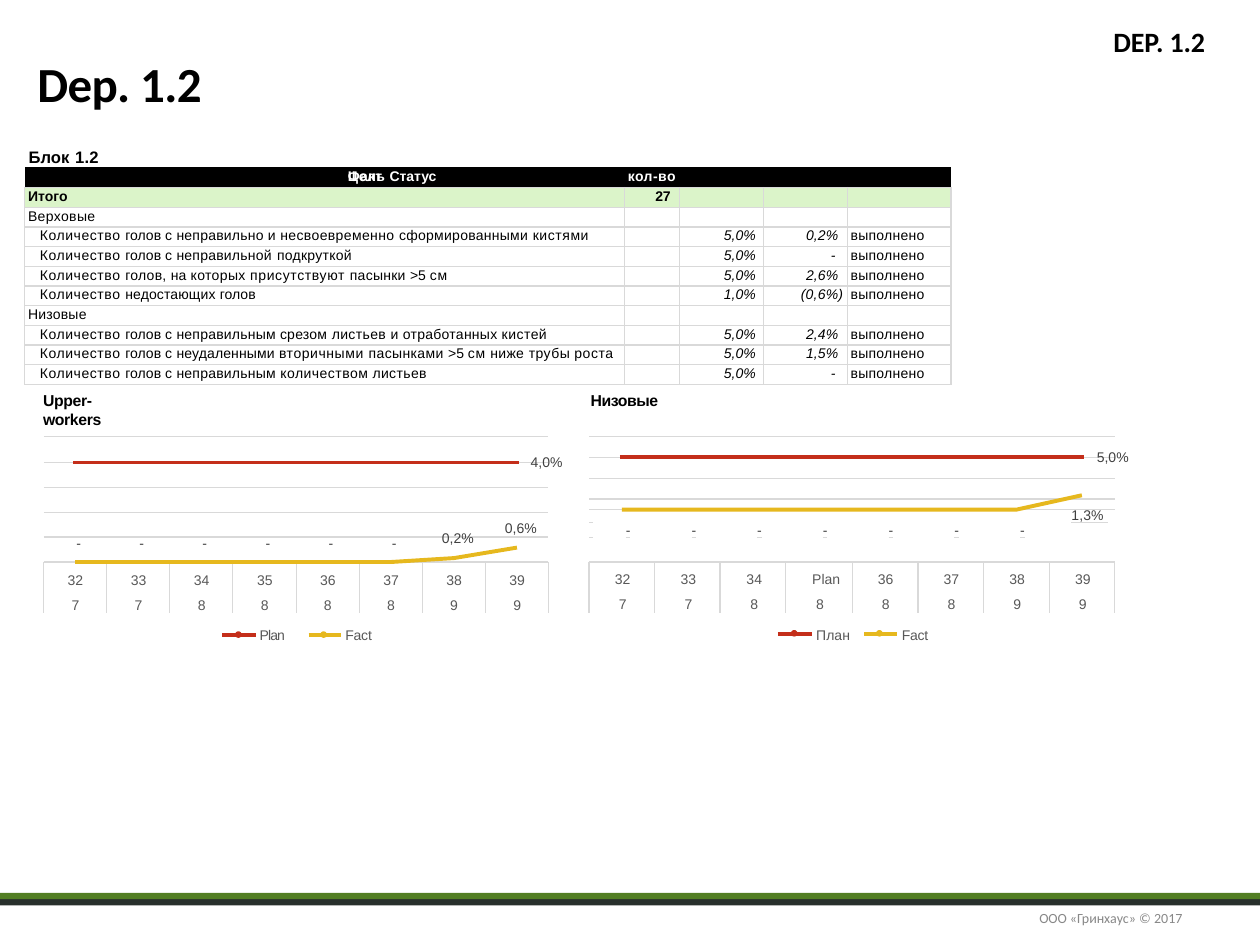
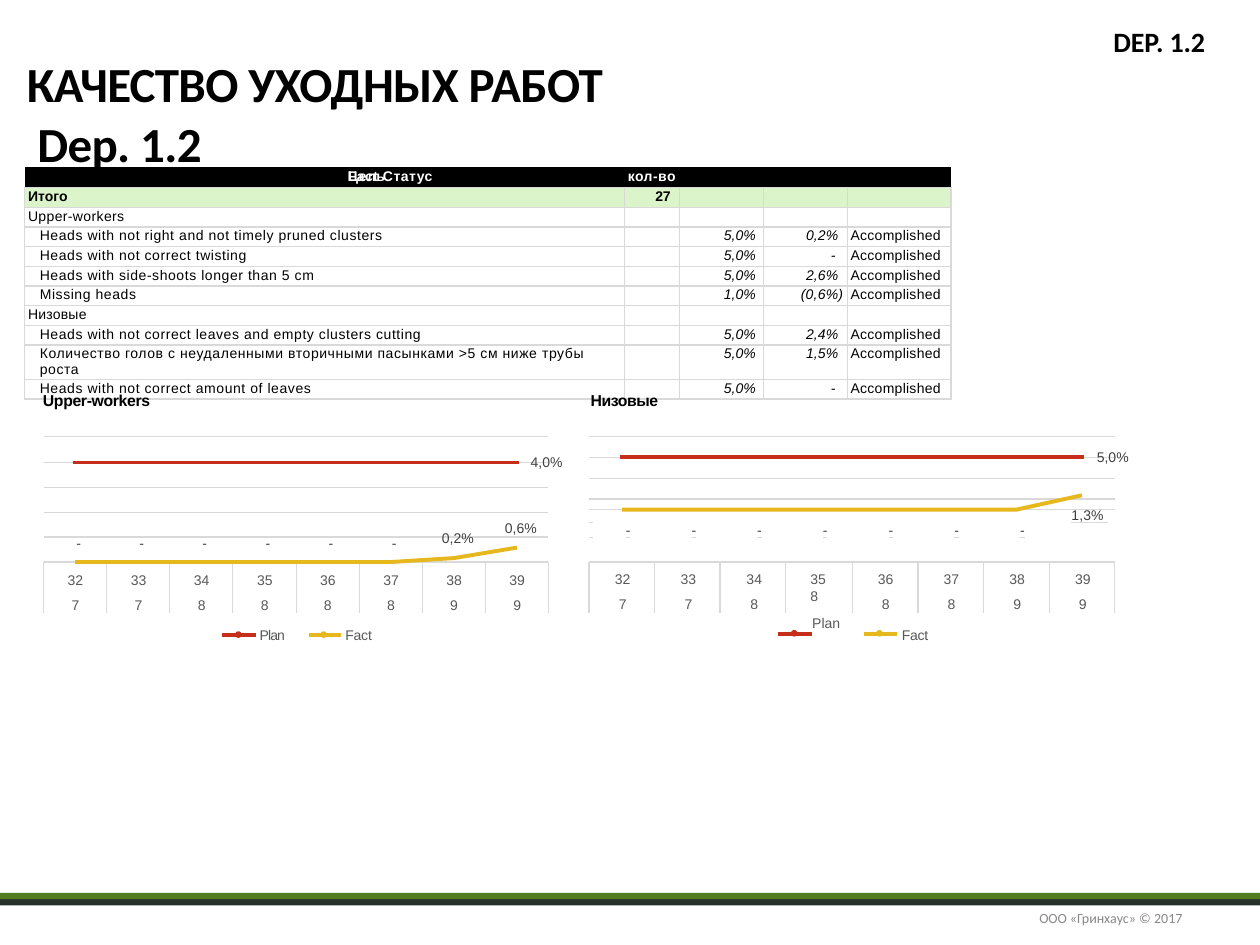
Before and after one commit to Sehin/pptx-translate, a slide deck: slide 19 of new.pptx. Drawn at 1260x945 pixels with LibreOffice and Linux fonts; fonts in the diff are those of the drawing; background and template pictures are left out. Boxes give left, top, right and bottom in pixels: in the first picture for what was removed or moved away, otherwise in the second. Text is boxed around its words. In the diff, an @@ line names an element or a change of style, - is before the commit and + after.

```diff
--- a/new.pptx
+++ b/new.pptx
@@ text at (27,70,603,174): text changed @@
-Dep. 1.2
-Блок 1.2
+КАЧЕСТВО УХОДНЫХ РАБОТ
+Dep. 1.2
@@ table at (25,168,953,401) @@
-row 1, column 1: кол-во Цель Факт Статус
+row 1, column 1: кол-во Цель Fact Статус
-row 3, column 1: Верховые
+row 3, column 1: Upper-workers
-row 4, column 1: Количество голов с неправильно и несвоевременно сформированными кистями
+row 4, column 1: Heads with not right and not timely pruned clusters
-row 4, column 5: выполнено
+row 4, column 5: Accomplished
-row 5, column 1: Количество голов с неправильной подкруткой
+row 5, column 1: Heads with not correct twisting
-row 5, column 5: выполнено
+row 5, column 5: Accomplished
-row 6, column 1: Количество голов, на которых присутствуют пасынки >5 см
+row 6, column 1: Heads with side-shoots longer than 5 cm
-row 6, column 5: выполнено
+row 6, column 5: Accomplished
-row 7, column 1: Количество недостающих голов
+row 7, column 1: Missing heads
-row 7, column 5: выполнено
+row 7, column 5: Accomplished
-row 9, column 1: Количество голов с неправильным срезом листьев и отработанных кистей
+row 9, column 1: Heads with not correct leaves and empty clusters cutting
-row 9, column 5: выполнено
+row 9, column 5: Accomplished
-row 10, column 1: Количество голов с неудаленными вторичными пасынками >5 см ниже трубы роста
+row 10, column 1: Количecтво голов с неудаленными вторичными пасынками >5 см ниже трубы роста
-row 10, column 5: выполнено
+row 10, column 5: Accomplished
-row 11, column 1: Количество голов с неправильным количеством листьев
+row 11, column 1: Heads with not correct amount of leaves
-row 11, column 5: выполнено
+row 11, column 5: Accomplished
@@ text "Upper-workers" rewrapped from (43,395,101,425) to (43,394,150,410) @@
@@ text at (810,574,840,628): text changed @@
-Plan
-8
-План
+35
+8
+Plan
```
Also in this commit, not shown: 23 other slides changed, 11 other files.
